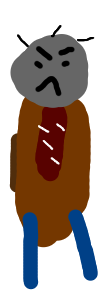
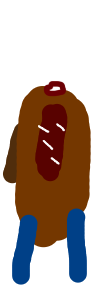
Layers edited between the first and the second 100 × 300 image:
hid "Paint Layer 4" over [12, 25, 95, 64]
hid "Paint Layer 3" over [10, 25, 95, 128]
added group "Group 16" with 2 layers above "Group 11" over [10, 25, 95, 128]
added layer "Paint Layer 15" in group "Group 16" over [10, 64, 89, 128]
hid "Paint Layer 2", moved it into group "Group 16" over [10, 25, 95, 128]
hid "Paint Layer 13" over [12, 192, 98, 290]
showed "Paint Layer 6" over [12, 192, 98, 290]
hid "Paint Layer 14" over [2, 128, 39, 256]
showed "Paint Layer 8" over [2, 64, 64, 192]
